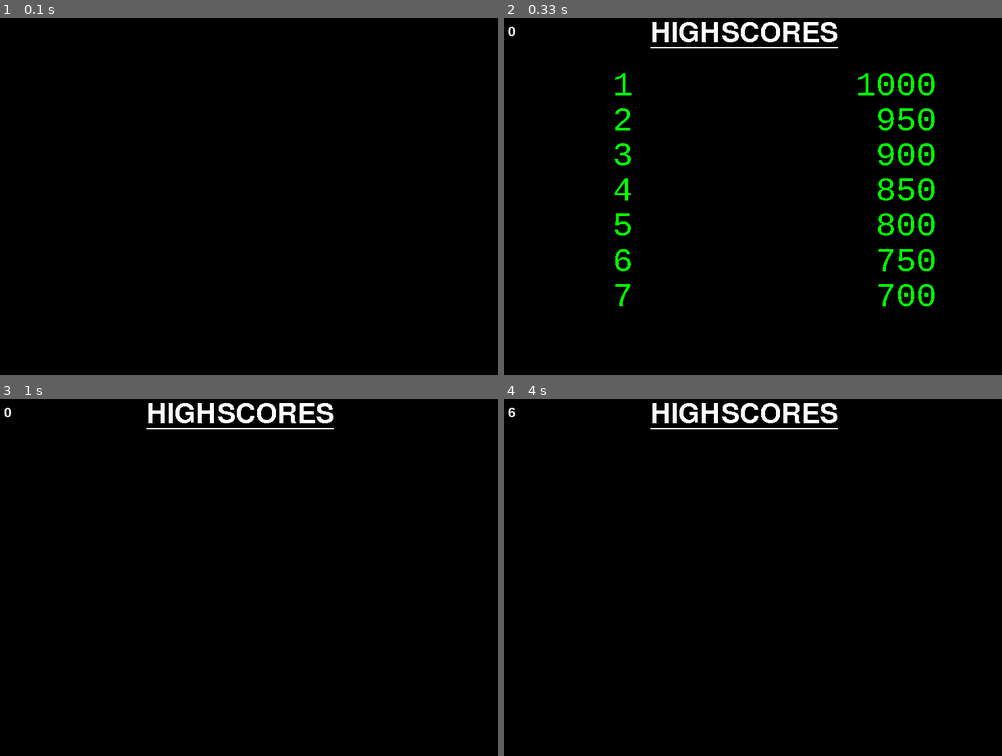
Above: before the commit, frames 1-4 (two rows, left to right).
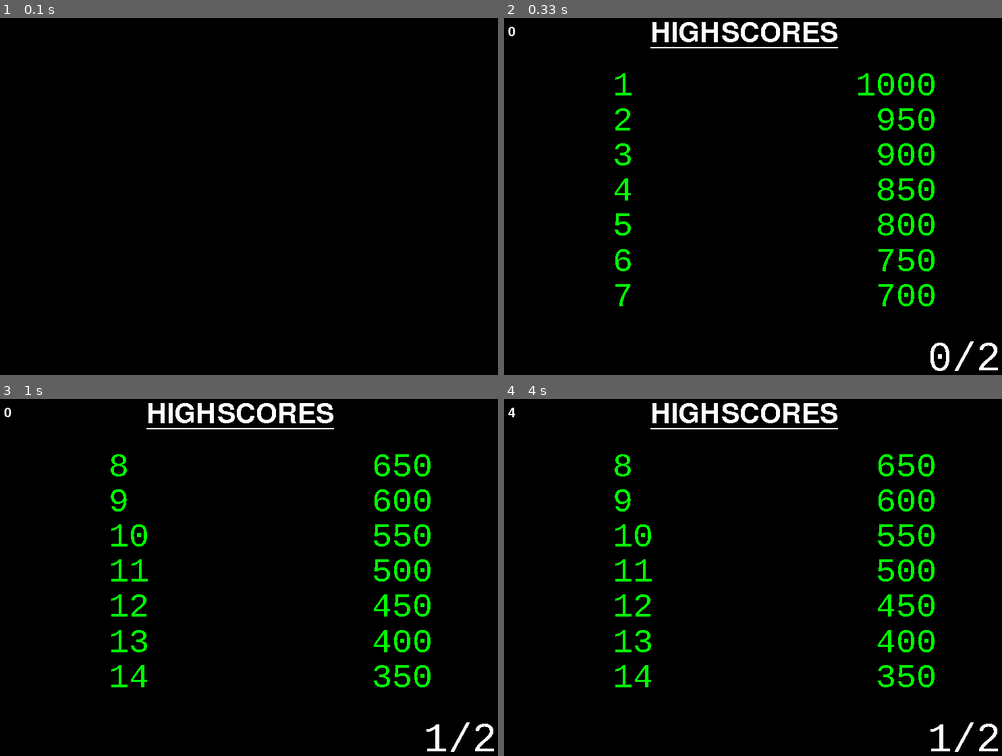
Above: after the commit, the same moments.

Repository: Gibson223/mod-5
Game: pygame game, started from py/main.py
Two runs of this game, one before a commit and one after it. Both use one fixed random seed, a clock stepped at 60 frames per second and the inputs below.
Inputs:
- Up to frame 1 (0.1 s): no input
- Up to frame 2 (0.33 s): no input
- Up to frame 3 (1 s): hold Right 0.33-0.8 s; hold Right from 0.83 s (still down)
- Up to frame 4 (4 s): release Right at 1.3 s; hold Left 1.33-1.92 s; hold Right 2.63-3.32 s; hold Left from 3.35 s (still down)

Frame 1 is identical in both runs. In frame 2, 0.3% of the frame differs, in the area x 85-100%, y 90-99%; in frame 3, 3.1%; in frame 4, 3.1%, in the area x 0-100%, y 2-99%.

Commit message:
Half functioning pages. Unable to quit highscores

Diff:
--- a/py/main.py
+++ b/py/main.py
@@ -491,6 +491,7 @@
     pygame.display.set_caption(constants.GAME_NAME + ' - HighScores')
     mainFont = pygame.font.SysFont('informalroman', 60)  # 76? HEIGTH
     subFont = pygame.font.SysFont('couriernew', 50)  # 58 HEIGTH
+    pageFont = pygame.font.SysFont('couriernew', 60)  # 38? HEIGTH
     mainFont.set_underline(True)
     highlight = pygame.font.SysFont('couriernew', 50, bold=True)
     highlight.set_underline(True)
@@ -501,12 +502,11 @@
     def __init__(self):
         self.highMenu = self.highField('HIGHSCORES', self, chosenfont=self.mainFont)
         scores = sensordb.get_scores()
-        # self.window = 0
         self.pages = sensordb.get_pages()
         print('number of pages:' + str(self.pages) )
         self.rows = [None]*constants.SHOW
         for x in range(0, len(scores)):
-            print('concat is: '+ scores[x][0] + ' ' + str(scores[x][1]))
+            # print('concat is: '+ scores[x][0] + ' ' + str(scores[x][1]))
             self.rows[x] = self.highField('{:<9.9s}   {:>4d}'
                                           .format(scores[x][0],  scores[x][1]), self)
 
@@ -526,13 +526,16 @@
         def __init__(self, text, parent, chosenfont=None):
             self.parent = parent
             if chosenfont == None:
-                print('none')
+                # print('none')
                 self.text = self.parent.subFont.render(text, False, constants.colors['GREEN'])
             elif chosenfont == self.parent.mainFont:
-                print('main')
+                # print('main')
                 self.text = self.parent.mainFont.render(text, False, constants.colors['WHITE'])
+            elif chosenfont == self.parent.pageFont:
+                # print('pagefont')
+                self.text = self.parent.pageFont.render(text, False, constants.colors['WHITE'])
             else:
-                print('high')
+                # print('high')
                 self.text = self.parent.highlight.render(text, False, constants.colors['RED'])
 
             self.width = self.text.get_width()
@@ -548,23 +551,41 @@
             return
 
         if keyBindings.checkPress('left', keysPressed) and self.window:
-            global HighScores
+            global HighObj
             global MainObj
             global GameState
+            print('entered with window:', self.window)
             if self.window == 0:
+                print('should start mainmenu...')
                 MainObj = MainMenu()
                 GameState = GameStates.MAINMENU
                 HighScores = None
+            else:
+                self.window = self.window - 1
+                scores = sensordb.get_scores(offset=(constants.SHOW * self.window))
+                print('new set:' + str(scores))
+                self.rows = [None] * constants.SHOW
+                for x in range(0, len(scores)):
+                    # print('concat is: ' + scores[x][0] + ' ' + str(scores[x][1]))
+                    self.rows[x] = self.highField('{:<9.9s}   {:>4d}'
+                                                  .format(scores[x][0], scores[x][1]), self)
+            print('current:' + str(self.window))
 
         if keyBindings.checkPress('right', keysPressed):
-            self.window = self.window + 1
-            scores = sensordb.get_scores(constants.SHOW*self.window)
-            print('new set:' + str(scores))
-            self.rows = [None] * constants.SHOW
-            for x in range(0, len(scores)):
-                # print('concat is: ' + scores[x][0] + ' ' + str(scores[x][1]))
-                self.rows[x] = self.highField('{:<9.9s}   {:>4d}'
-                                              .format(scores[x][0], scores[x][1]), self)
+            sumNone = sum(x is None for x in self.rows)
+            print('entered with window:', self.window)
+            if sumNone != 0:
+                pass
+            else:
+                self.window = self.window + 1
+                scores = sensordb.get_scores(constants.SHOW*self.window)
+                print('new set:' + str(scores))
+                self.rows = [None] * constants.SHOW
+                for x in range(0, len(scores)):
+                    # print('concat is: ' + scores[x][0] + ' ' + str(scores[x][1]))
+                    self.rows[x] = self.highField('{:<9.9s}   {:>4d}'
+                                                  .format(scores[x][0], scores[x][1]), self)
+        print('current:' + str(self.window))
 
     def updateHigh(self):
         Screen.fill(constants.colors["BLACK"])
@@ -581,7 +602,9 @@
                                          self.highMenu.width*0.70, (constants.SUBFONT*0.9*i +
                                                                     self.highMenu.height + constants.MAINFONT)))
                 i = i + 1
-        pygame.time.delay(150)
+        pagecount = self.highField(str(self.window) + '/' + str(self.pages), self, self.pageFont)
+        Screen.blit(pagecount.text, (constants.WINDOW_WIDTH - pagecount.width - 20, constants.WINDOW_HEIGHT - pagecount.height - 20))
+        pygame.time.delay(250)
 
     # def writeText(self, text, font, background=None):
     #     if font == self.mainFont:
